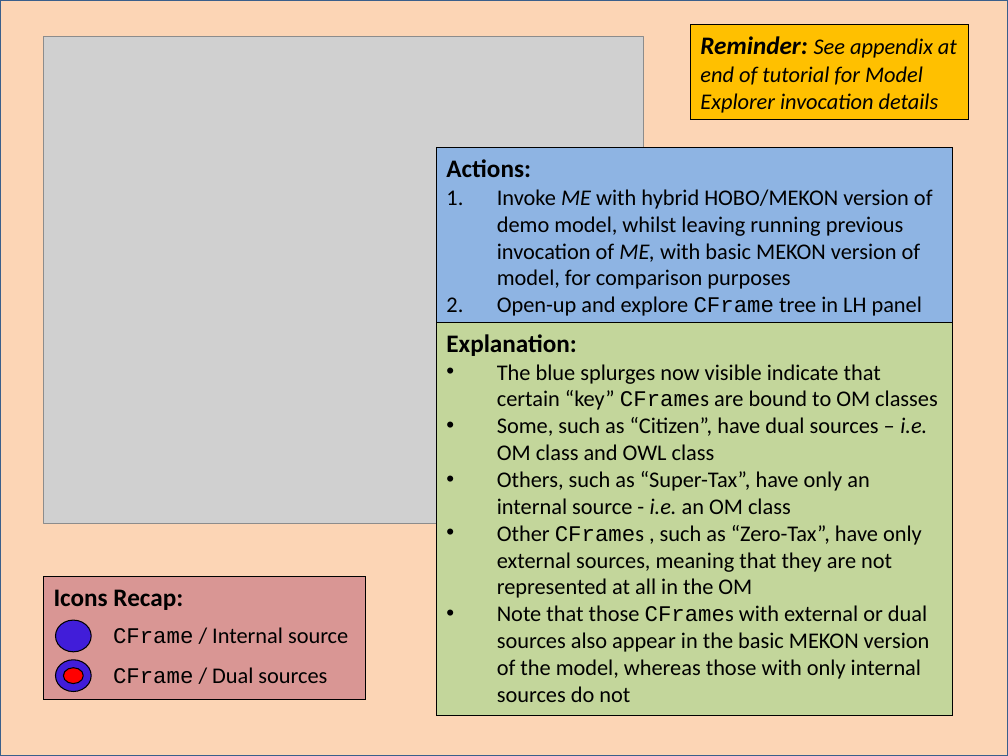
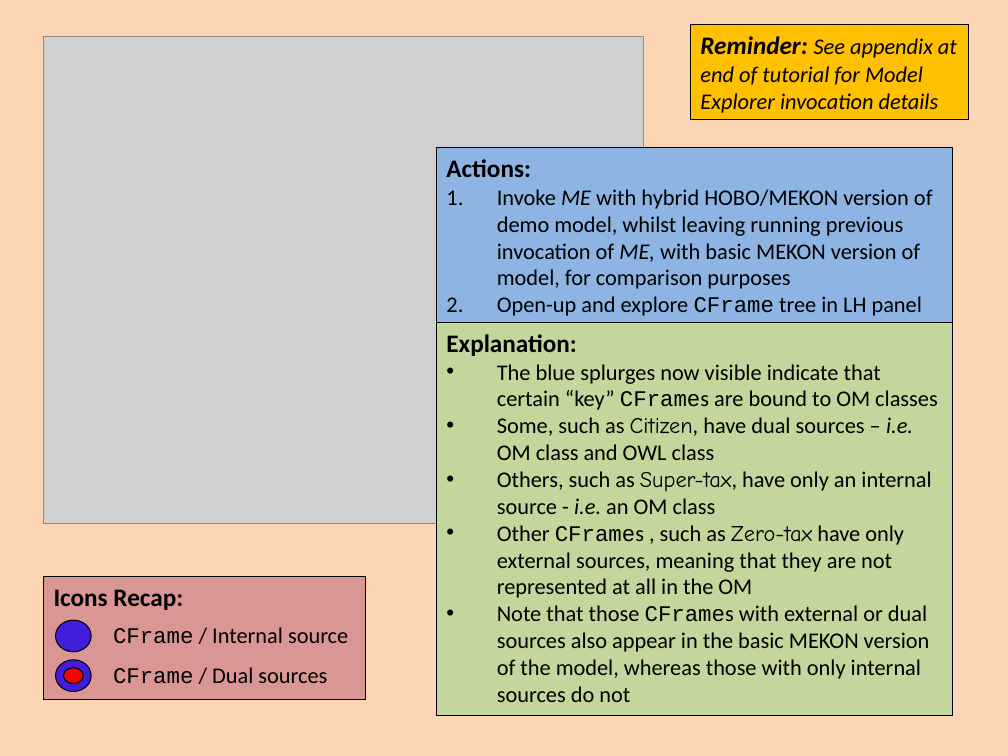
Before and after one commit to colin-puleston/mekon-hobo, a slide deck: slide 23 of docs/MEKON-HOBO Introductory Tutorial.pptx. Drawn at 1008x756 pixels with LibreOffice and Linux fonts; fonts in the diff are those of the drawing; grey boxes stand for pictures. Boxes give left, top, right and bottom in pixels: in the first picture for what was removed or moved away, otherwise in the second. Text is boxed around its words. In the diff, an @@ line names an element or a change of style, - is before the commit and + after.

```diff
--- a/docs/MEKON-HOBO Introductory Tutorial.pptx
+++ b/docs/MEKON-HOBO Introductory Tutorial.pptx
@@ background #FFFFFF to #FCD5B5 @@
@@ rectangle removed at (0, 0, 1008, 756) @@
@@ text in rectangle at (497, 417, 931, 598): text changed @@
-• Some, such as “Citizen”, have dual sources – i.e. OM class and OWL class
-• Others, such as “Super-Tax”, have only an internal source - i.e. an OM class
-• Other CFrames , such as “Zero-Tax”, have only external sources, meaning that they are not represented at all in the OM
+• Some, such as Citizen, have dual sources – i.e. OM class and OWL class
+• Others, such as Super-tax, have only an internal source - i.e. an OM class
+• Other CFrames , such as Zero-tax have only external sources, meaning that they are not represented at all in the OM
```
Also in this commit, not shown: 30 other slides changed, 14 slides added.
